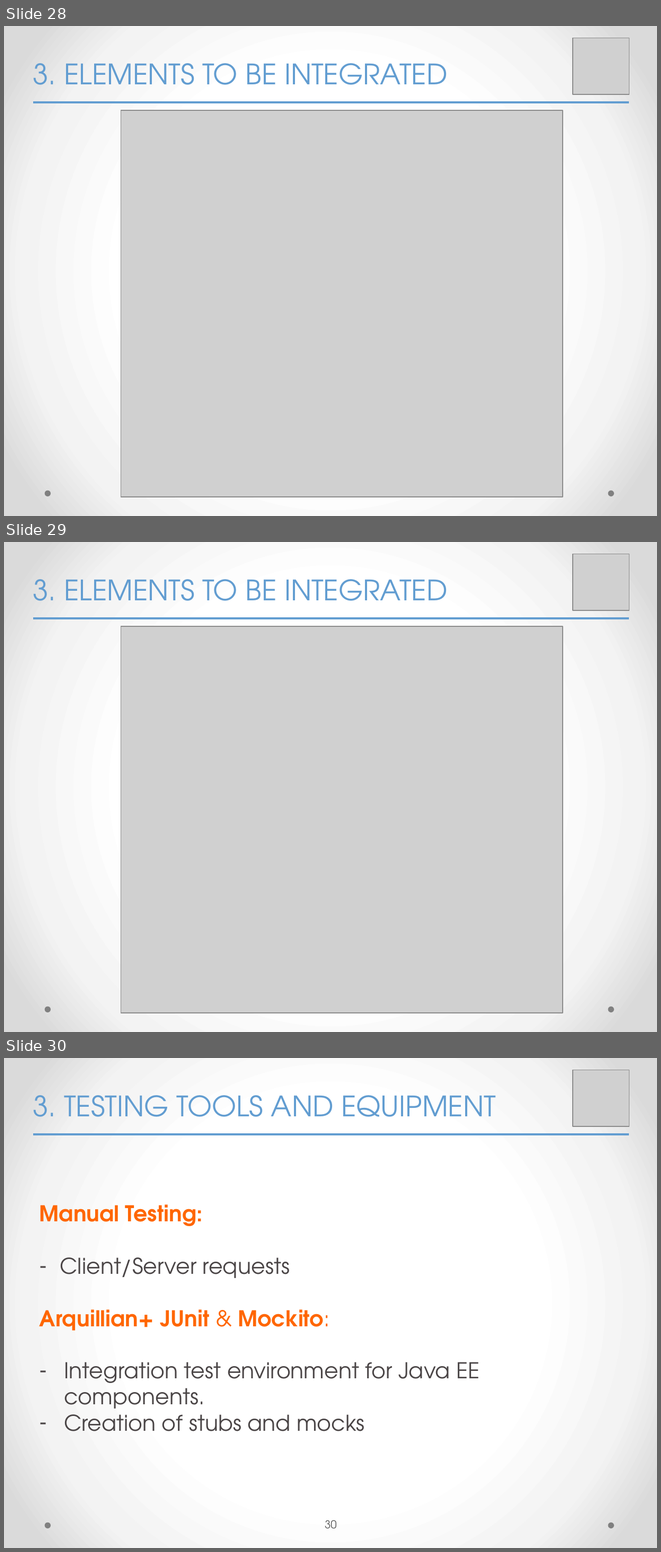
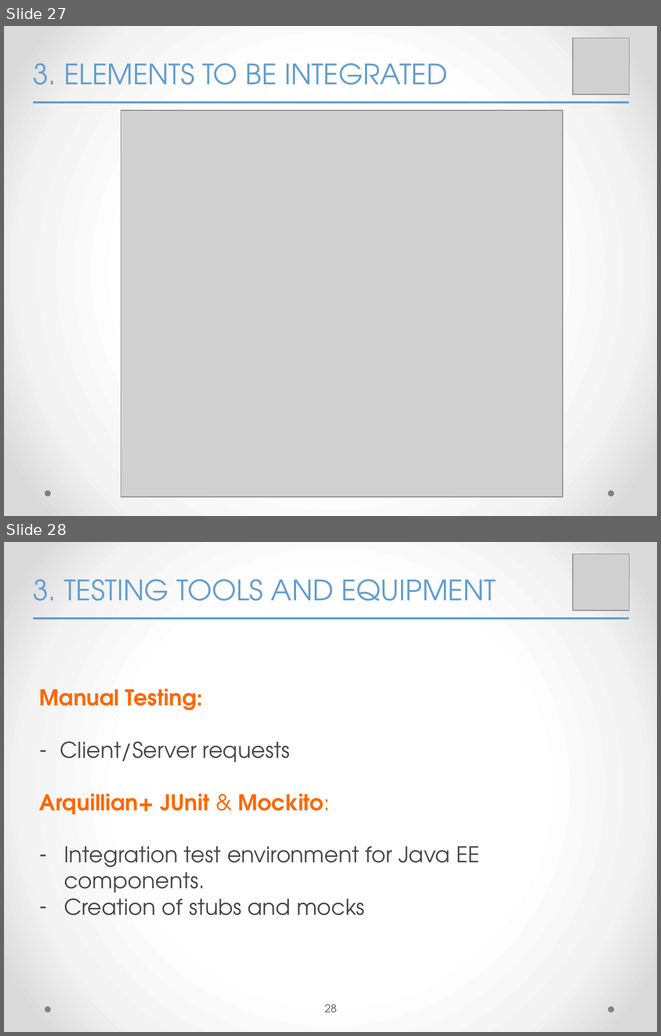
Before and after one commit to yangi92/SE2_PowerEnJoy, a slide deck: PP/FinalPresentation.pptx. Shown one above the other, each under a label of ours: slides 28, 29 and 30 before the commit, slides 27 and 28 after it. The pictures are 661x1552 and 661x1036 pixels, drawn with LibreOffice and Linux fonts; fonts in the diff are those of the drawing; grey boxes stand for pictures. Boxes give left, top, right and bottom in pixels: in the first picture for what was removed or moved away, otherwise in the second. Text is boxed around its words. In the diff, an @@ line names an element or a change of style, - is before the commit and + after.

```diff
--- a/PP/FinalPresentation.pptx
+++ b/PP/FinalPresentation.pptx
@@ slide 29 removed at box(4, 542, 657, 1032), background gradient #FFFFFF to #F4F4F4 to #DADADA; not listed: 2 template elements that a slide beside it also shows @@
@@ picture removed at box(573, 554, 629, 610) @@
@@ text removed at box(33, 579, 448, 601) @@
-3. ELEMENTS TO BE INTEGRATED
@@ line removed from (33, 618) to (629, 618) @@
@@ picture removed at box(121, 626, 563, 1013) @@
@@ page number removed at box(325, 1012, 337, 1017) @@
-29
@@ what was slide 28 is now slide 27 @@
@@ what was slide 30 is now slide 28 @@
@@ page number at box(325, 1004, 337, 1012): text changed @@
-30
+28
```
Also in this commit, not shown: 3 slides changed, 1 other slide removed.
